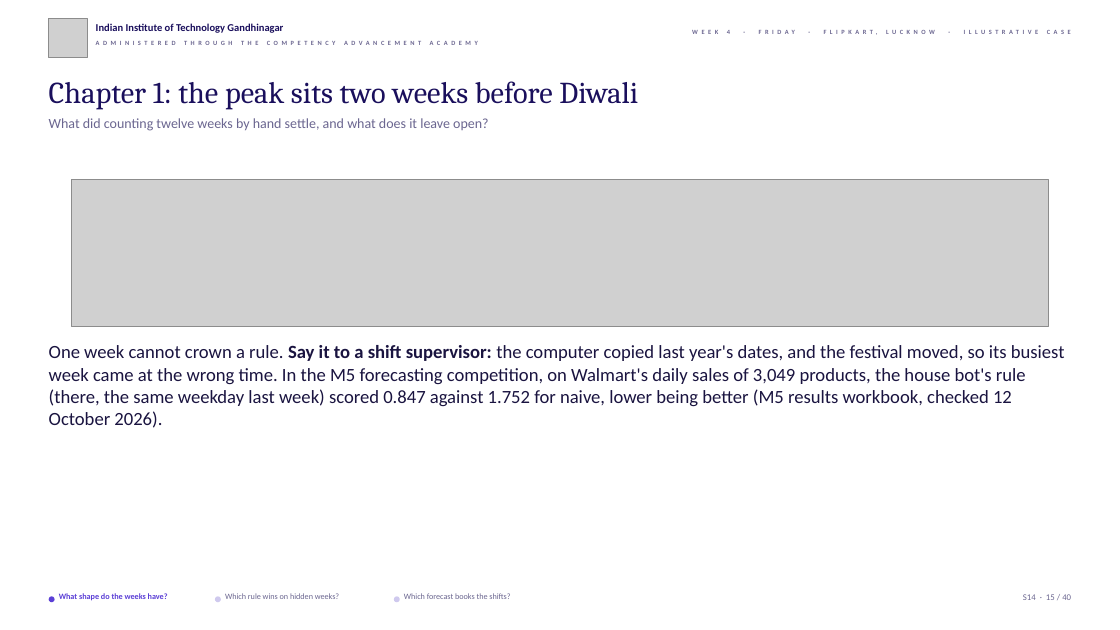
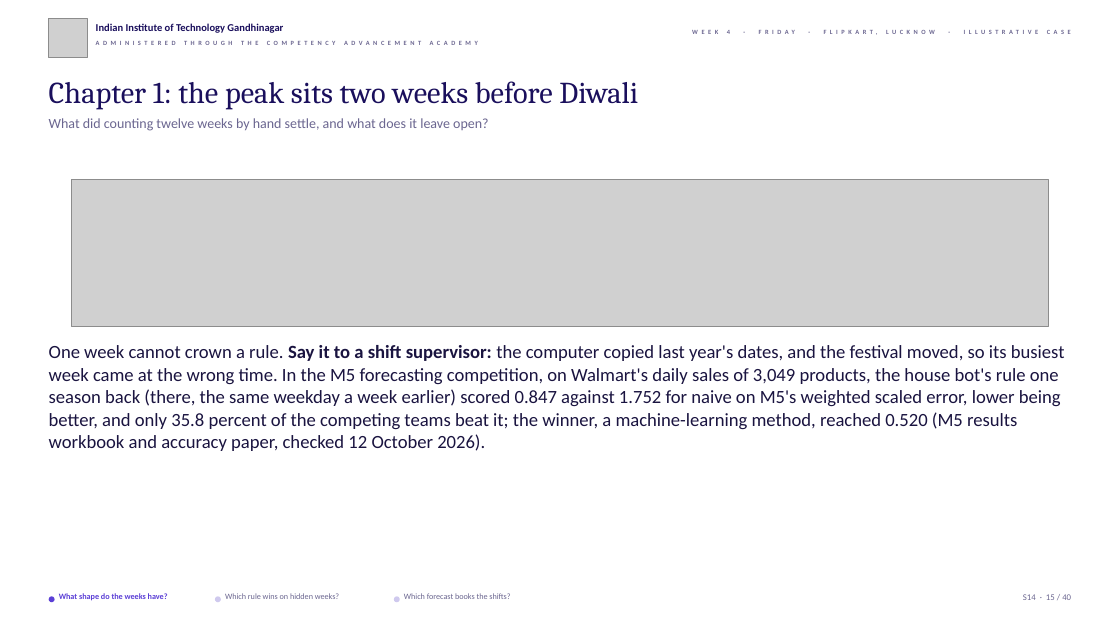
Before and after one commit to fde-academy-lab/c2-content-factory, a slide deck: slide 15 of content/W04/D5/slides/C2_W04_D05_half1_STUDENT.pptx. Drawn at 1120x630 pixels with LibreOffice and Linux fonts; fonts in the diff are those of the drawing; grey boxes stand for pictures; background and template pictures are left out. Boxes give left, top, right and bottom in pixels: in the first picture for what was removed or moved away, otherwise in the second. Text is boxed around its words. In the diff, an @@ line names an element or a change of style, - is before the commit and + after.

```diff
--- a/content/W04/D5/slides/C2_W04_D05_half1_STUDENT.pptx
+++ b/content/W04/D5/slides/C2_W04_D05_half1_STUDENT.pptx
@@ text at bbox=[49, 345, 1065, 451]: text changed @@
-One week cannot crown a rule. Say it to a shift supervisor: the computer copied last year's dates, and the festival moved, so its busiest week came at the wrong time. In the M5 forecasting competition, on Walmart's daily sales of 3,049 products, the house bot's rule (there, the same weekday last week) scored 0.847 against 1.752 for naive, lower being better (M5 results workbook, checked 12 October 2026).
+One week cannot crown a rule. Say it to a shift supervisor: the computer copied last year's dates, and the festival moved, so its busiest week came at the wrong time. In the M5 forecasting competition, on Walmart's daily sales of 3,049 products, the house bot's rule one season back (there, the same weekday a week earlier) scored 0.847 against 1.752 for naive on M5's weighted scaled error, lower being better, and only 35.8 percent of the competing teams beat it; the winner, a machine-learning method, reached 0.520 (M5 results workbook and accuracy paper, checked 12 October 2026).
```
Also in this commit, not shown: 9 other slides changed, 8 other files.
